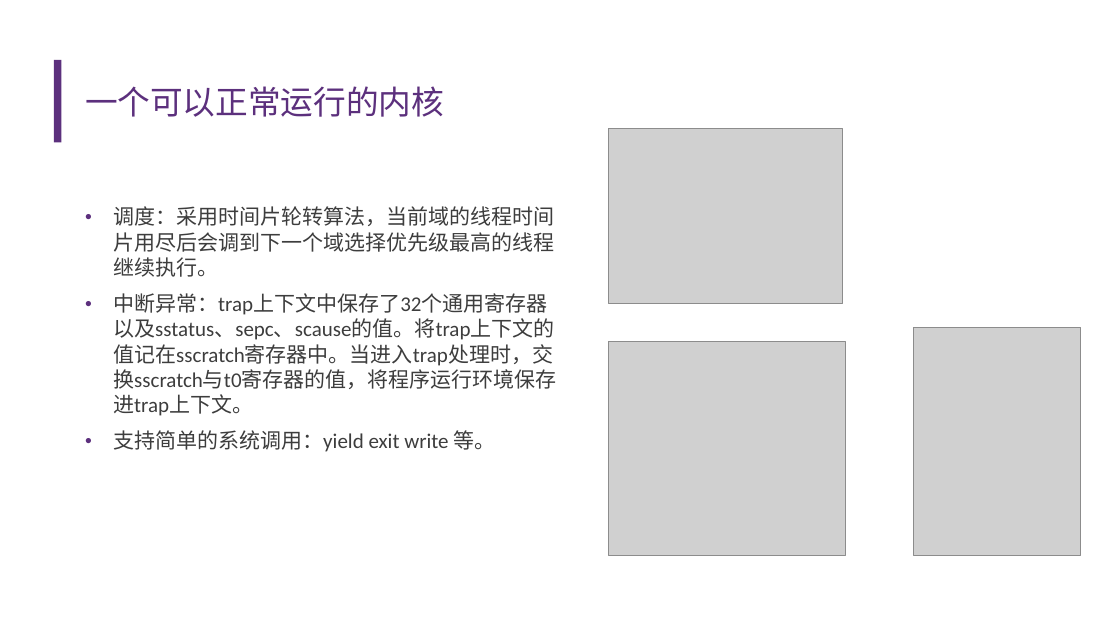
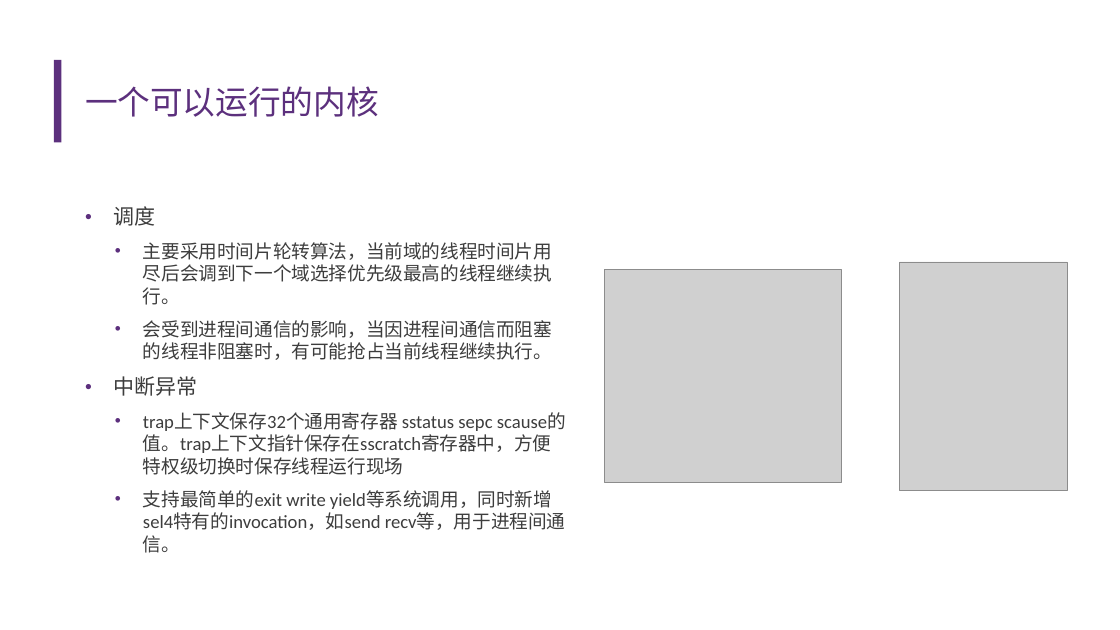
Before and after one commit to llh730/seL4-rust-implement, a slide deck: slide 6 of record/中期答辩——李龙昊.pptx (slide 5 before the commit). Drawn at 1120x630 pixels with LibreOffice and Linux fonts; fonts in the diff are those of the drawing; grey boxes stand for pictures; background and template pictures are left out. Boxes give left, top, right and bottom in pixels: in the first picture for what was removed or moved away, otherwise in the second. Text is boxed around its words. In the diff, an @@ line names an element or a change of style, - is before the commit and + after.

Commit message:
update ppt

```diff
--- a/record/中期答辩——李龙昊.pptx
+++ b/record/中期答辩——李龙昊.pptx
@@ title at [85,86,379,117]: text changed @@
-一个可以正常运行的内核
+一个可以运行的内核
@@ picture removed at [609,129,843,304] @@
@@ text at [113,206,566,553]: text changed; size 18 to 16 pt @@
-• 调度：采用时间片轮转算法，当前域的线程时间片用尽后会调到下一个域选择优先级最高的线程继续执行。
-• 中断异常：trap上下文中保存了32个通用寄存器以及sstatus、sepc、scause的值。将trap上下文的值记在sscratch寄存器中。当进入trap处理时，交换sscratch与t0寄存器的值，将程序运行环境保存进trap上下文。
-• 支持简单的系统调用：yield exit write 等。
+• 调度
+  • 主要采用时间片轮转算法，当前域的线程时间片用尽后会调到下一个域选择优先级最高的线程继续执行。
+  • 会受到进程间通信的影响，当因进程间通信而阻塞的线程非阻塞时，有可能抢占当前线程继续执行。
+• 中断异常
+  • trap上下文保存32个通用寄存器 sstatus sepc scause的值。trap上下文指针保存在sscratch寄存器中，方便特权级切换时保存线程运行现场
+  • 支持最简单的exit write yield等系统调用，同时新增sel4特有的invocation，如send recv等，用于进程间通信。
@@ picture: place and size @@
-picture at [914,327,1081,555]
+picture at [900,262,1067,491]
@@ picture: place and size @@
-picture at [609,342,845,555]
+picture at [605,270,841,483]
```
Also in this commit, not shown: 5 other slides changed, 3 slides added, 3 other files.
